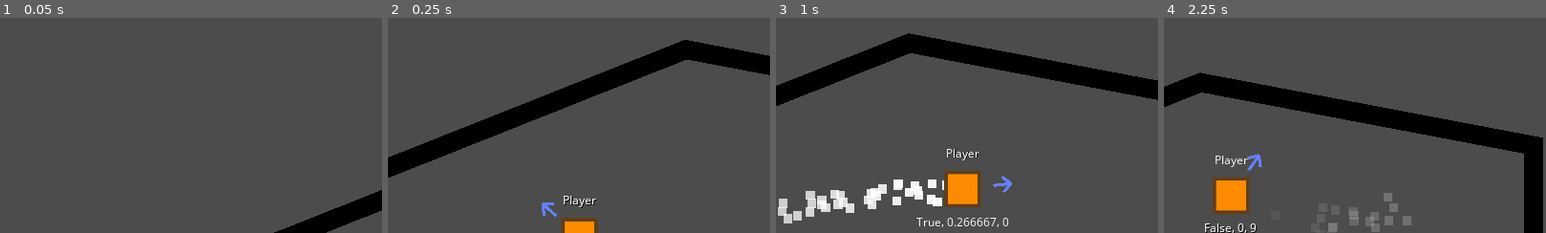
Above: before the commit, frames 1-4 (left to right).
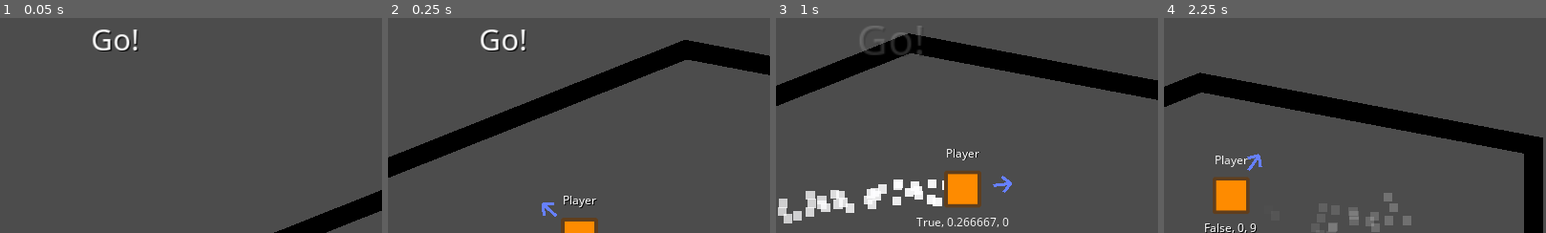
Above: after the commit, the same moments.

Repository: gedehari/EatTheChips
Game: Godot game, scene res://scripts/gameplay/stage/stage.tscn
Two runs of this game, one before a commit and one after it. Both use one fixed random seed, a clock stepped at 60 frames per second and the inputs below. This scene is started directly instead of the project's main scene.
Inputs (mouse positions are % of the whole screen's width and height, from its top left):
- Up to frame 1 (0.05 s): no input
- Up to frame 2 (0.25 s): no input
- Up to frame 3 (1 s): move the mouse to (72, 45) at 0.52 s; tap Shift (dash) at 0.6 s
- Up to frame 4 (2.25 s): move the mouse to (30, 55) at 1.27 s; tap Shift (dash) at 1.35, 2.1 s; move the mouse to (60, 28) at 2.02 s
The pictures show only the part of the screen within x 35-85%, y 8-58%; the shares and areas given below are measured in that part.

The runs differ from the first frame. In frame 1, 0.6% of the frame differs, in the area x 24-37%, y 5-16%; in frame 2, 0.6%; in frame 3, 0.5%; in frame 4, nothing differs.

Commit message:
Stage: Added countdown before game starts

Diff:
--- a/scripts/gameplay/player/player.gd
+++ b/scripts/gameplay/player/player.gd
@@ -21,6 +21,8 @@
 # It's not like I'm creating a server everytime I want to test the player.
 var test_mode : bool = false
 
+var can_move : bool = false
+
 var la_rot : float
 var vel : Vector2
 
@@ -36,6 +38,7 @@
 	if get_tree().current_scene == self:
 		# If this is the current scene, enable test mode.
 		test_mode = true
+		can_move = true
 
 	trail.emitting = false
 	arrow.visible = is_master or test_mode
@@ -57,17 +60,21 @@
 				is_stunned = false
 				modulate.v = 1
 		else:
-			move()
+			if can_move: move()
 
 		if Network.enet:
 			# Send state every physics process. I don't know if this is a good idea or not.
-			rpc_unreliable("_set_state", position, linear_velocity, applied_force, modulate, trail.emitting)
+			rpc_unreliable("_set_state", position, linear_velocity, applied_force)
+			rpc("_set_state_reliable", modulate, trail.emitting)
 
-# Set state of player. Sent to puppet nodes.
-puppet func _set_state(pos : Vector2, vel : Vector2, force : Vector2, mod : Color, t_emit : bool) -> void:
-	position = pos
-	linear_velocity = vel
-	applied_force = force
+# Set state of player unreliably, the ones that doesn't have to arrive.
+puppet func _set_state(pos : Vector2, vel : Vector2, force : Vector2) -> void:
+	position         = pos
+	linear_velocity  = vel
+	applied_force    = force
+
+# Set state of player reliably, the ones that needs to arrive.
+puppet func _set_state_reliable(mod : Color, t_emit : bool) -> void:
 	modulate = mod
 	trail.emitting = t_emit
 
@@ -108,8 +115,8 @@
 func _on_Player_body_entered(body: Node) -> void:
 	if is_master or test_mode:
 		if is_dashing:
-			if body.is_in_group("player"):
-				body.stun(body.get_network_master()) if is_master else null
+			if body.is_in_group("player"): if is_master:
+				body.stun(body.get_network_master())
 			# Stop dash if player hits anything.
 			dash_timer.stop()
 
--- a/scripts/gameplay/stage/stage.gd
+++ b/scripts/gameplay/stage/stage.gd
@@ -2,11 +2,21 @@
 
 var player_scn = preload("res://scripts/gameplay/player/player.tscn")
 
-var my_player : RigidBody2D
-
 onready var arena = $Arena
 onready var camera = $Arena/Camera
 onready var spawn_points = $Arena/Level/SpawnPoints
+
+onready var countdown_label = $UI/Countdown
+onready var tween = $UI/Tween
+
+onready var countdown_timer = $CountdownTimer
+
+# ...to store all player instances, might come in handy.
+var player_instances : Array
+
+var my_player : RigidBody2D
+
+var counting_down : bool = true
 
 
 func _ready() -> void:
@@ -33,7 +43,11 @@
 
 			spawn_counter += 1
 
+			player_instances.append(p_ins)
+
 		my_player = arena.get_node(Network.players[get_tree().get_network_unique_id()]["player_info"]["name"])
+
+		_do_countdown()
 	# If not, then this scene must have been run on the editor
 	# because in normal occasions, it is impossible to get here
 	# without network initialized.
@@ -44,6 +58,7 @@
 		var p_ins = player_scn.instance()
 
 		p_ins.test_mode = true
+		p_ins.can_move = true
 
 		arena.add_child(p_ins)
 
@@ -56,6 +71,37 @@
 
 		my_player = p_ins
 
+		_start_game()
+
+
+func _process(delta: float) -> void:
+	if Network.enet: if get_tree().is_network_server():
+		if counting_down:
+			rpc("_update_countdown", str(ceil(countdown_timer.time_left)))
+			if countdown_timer.time_left == 0:
+				rpc("_start_game")
+				counting_down = false
+
 
 func _physics_process(delta: float) -> void:
 	camera.position = lerp(camera.position, my_player.position, 0.1)
+
+
+func _do_countdown() -> void:
+	countdown_timer.start()
+
+
+remotesync func _update_countdown(text : String) -> void:
+	countdown_label.text = text
+
+
+remotesync func _start_game() -> void:
+	for ins in player_instances:
+		ins.can_move = true
+
+	countdown_label.text = "Go!"
+
+	tween.interpolate_property(countdown_label, "rect_scale", Vector2(1, 1), Vector2(1.5, 1.5), 0.3, Tween.TRANS_LINEAR, Tween.EASE_IN, 0.75)
+	tween.interpolate_property(countdown_label, "modulate:a", 1, 0, 0.3, Tween.TRANS_LINEAR, Tween.EASE_IN, 0.75)
+	tween.interpolate_property(countdown_label, "visible", 1, 0, 0.3, Tween.TRANS_LINEAR, Tween.EASE_IN, 0.75)
+	tween.start()
--- a/scripts/gameplay/stage/stage.tscn
+++ b/scripts/gameplay/stage/stage.tscn
@@ -1,7 +1,13 @@
-[gd_scene load_steps=3 format=2]
+[gd_scene load_steps=5 format=2]
 
 [ext_resource path="res://scripts/gameplay/level/level.tscn" type="PackedScene" id=1]
 [ext_resource path="res://scripts/gameplay/stage/stage.gd" type="Script" id=2]
+[ext_resource path="res://resources/fonts/NotoSansUI_Regular.ttf" type="DynamicFontData" id=3]
+
+[sub_resource type="DynamicFont" id=1]
+size = 50
+use_filter = true
+font_data = ExtResource( 3 )
 
 [node name="Stage" type="Node"]
 script = ExtResource( 2 )
@@ -15,3 +21,27 @@
 
 [node name="UI" type="CanvasLayer" parent="."]
 layer = 2
+
+[node name="Countdown" type="Label" parent="UI"]
+anchor_left = 0.5
+anchor_right = 0.5
+margin_left = -99.0
+margin_top = 60.6071
+margin_right = 98.0
+margin_bottom = 129.607
+rect_pivot_offset = Vector2( 98, 34 )
+custom_fonts/font = SubResource( 1 )
+custom_colors/font_color_shadow = Color( 0, 0, 0, 1 )
+custom_constants/shadow_offset_x = 2
+custom_constants/shadow_offset_y = 2
+text = "3"
+align = 1
+__meta__ = {
+"_edit_use_anchors_": false
+}
+
+[node name="Tween" type="Tween" parent="UI"]
+
+[node name="CountdownTimer" type="Timer" parent="."]
+wait_time = 3.0
+one_shot = true
